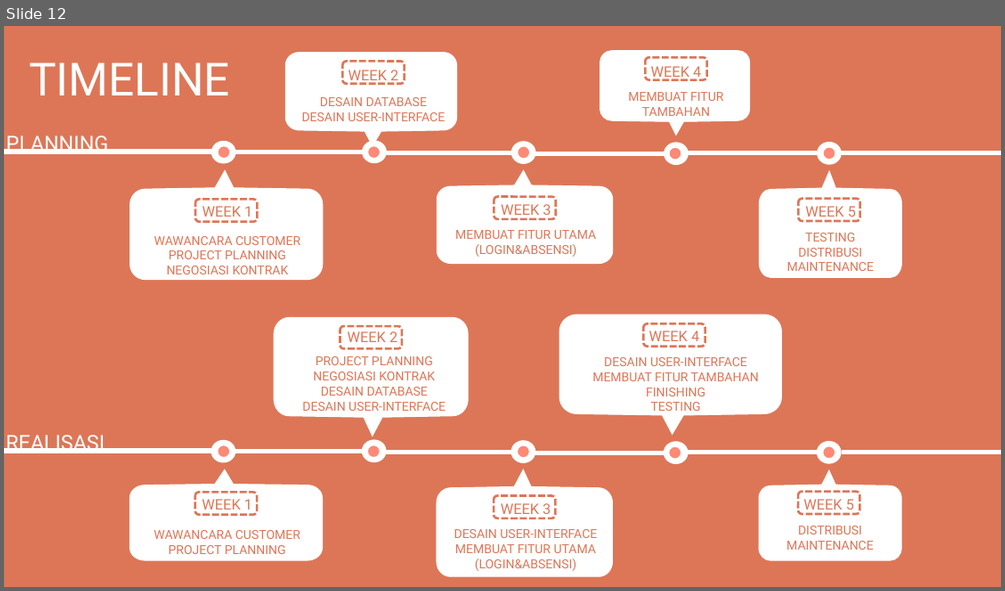
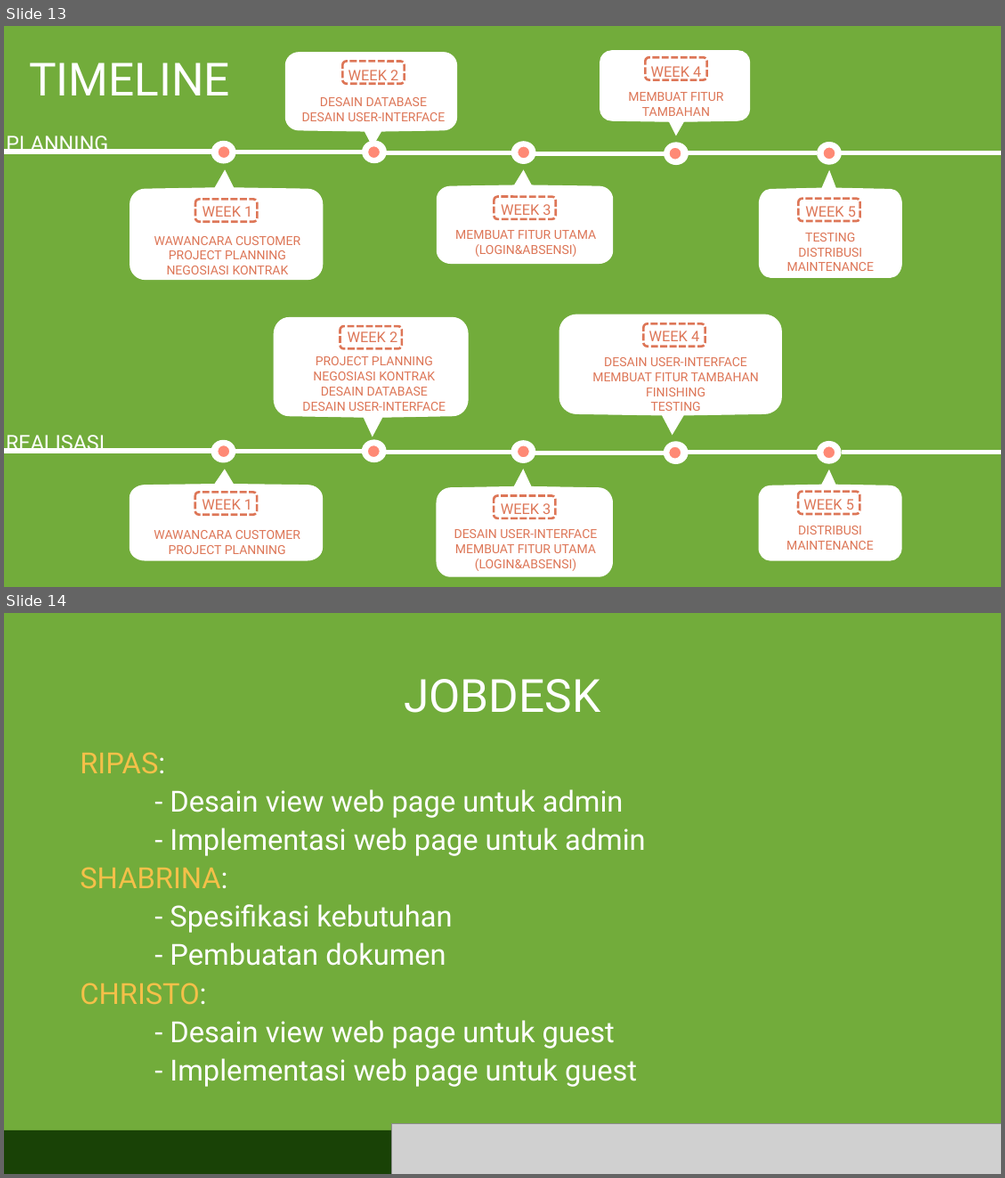
Before and after one commit to ripasfilqadar/mppl, a slide deck: buat demo/CikoroFarm.pptx. Shown one above the other, each under a label of ours: slide 12 before the commit, slides 13 and 14 after it. The pictures are 1005x591 and 1005x1178 pixels, drawn with LibreOffice and Linux fonts; fonts in the diff are those of the drawing; grey boxes stand for pictures. Boxes give left, top, right and bottom in pixels: in the first picture for what was removed or moved away, otherwise in the second. Text is boxed around its words. In the diff, an @@ line names an element or a change of style, - is before the commit and + after.

```diff
--- a/buat demo/CikoroFarm.pptx
+++ b/buat demo/CikoroFarm.pptx
@@ slide 14 added at (4, 613, 1001, 1174), background #72AC3B @@
@@ title added at (404, 679, 600, 713), 44 pt, text #FFFFFF @@
+JOBDESK
@@ text added at (80, 752, 646, 1086), 28 pt, text #FFFFFF @@
+RIPAS:
+- Desain view web page untuk admin
+- Implementasi web page untuk admin
+SHABRINA:
+- Spesifikasi kebutuhan
+- Pembuatan dokumen
+CHRISTO:
+- Desain view web page untuk guest
+- Implementasi web page untuk guest
@@ rectangle added at (4, 1130, 407, 1174), fill #194206 @@
@@ picture added at (392, 1123, 1001, 1174) @@
@@ what was slide 12 is now slide 13 @@
@@ slide 13 changed as well @@
@@ background #DD7657 to #72AC3B @@
```
Also in this commit, not shown: 9 other slides changed, 5 other slides added, 6 slides removed.
